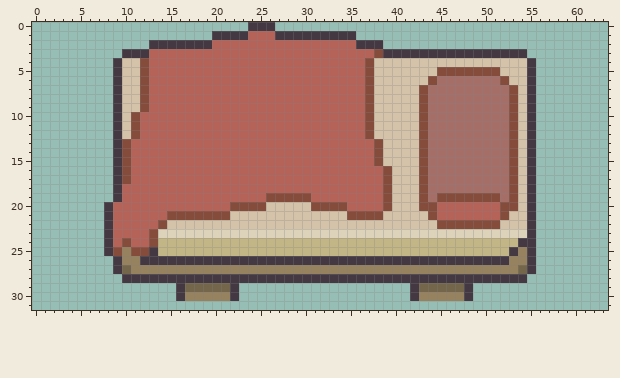
Two states of a pixel-art file, assets/02_architecture/01_genericPieces/03_furniture/bed.aseprite. The picture above is the old version.
64x32 pixels, 1 frame.
And afterwards:
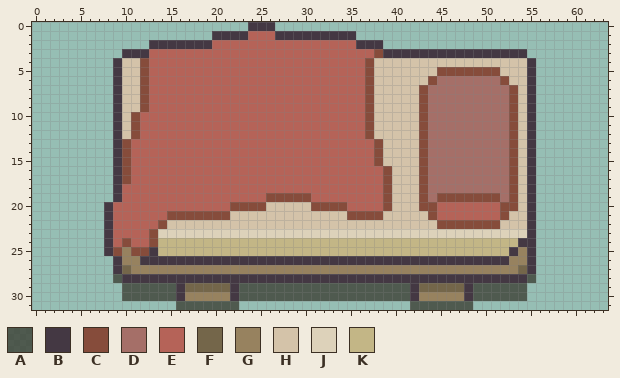
Palette (. is transparent): A #3b3e33c8  B #443843  C #864c3b  D #a56f68  E #b56358  F #74664a  G #97825f  H #d4c3a9  J #ddd2ba  K #c3b686
Commit: bed has shadows
What changed:
layer "Layer 2" opacity 78% added
Layer "Layer 2":
Colour A is added in row 28 at x 9 and 55; in rows 29 to 30 at x 10 to 15, 23 to 41 and 49 to 54; in row 31 at x 16 to 22 and 42 to 48.
Changed places in both pictures, as pixel boxes (x1, y1, x2, y2):
added: (113, 274, 536, 310)
